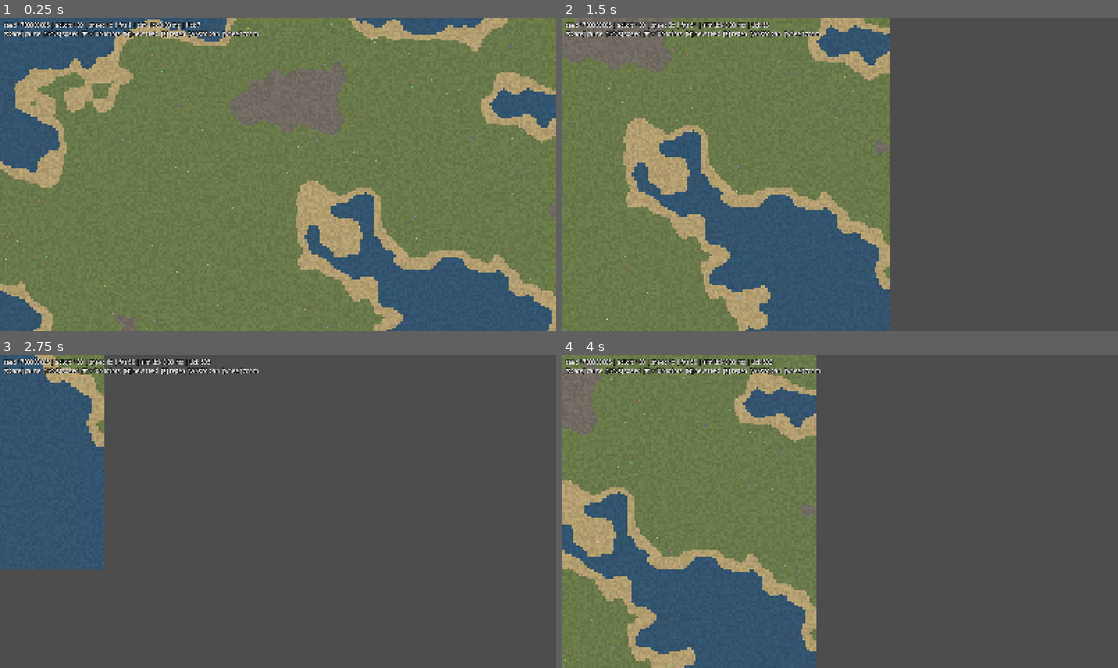
Above: before the commit, frames 1-4 (two rows, left to right).
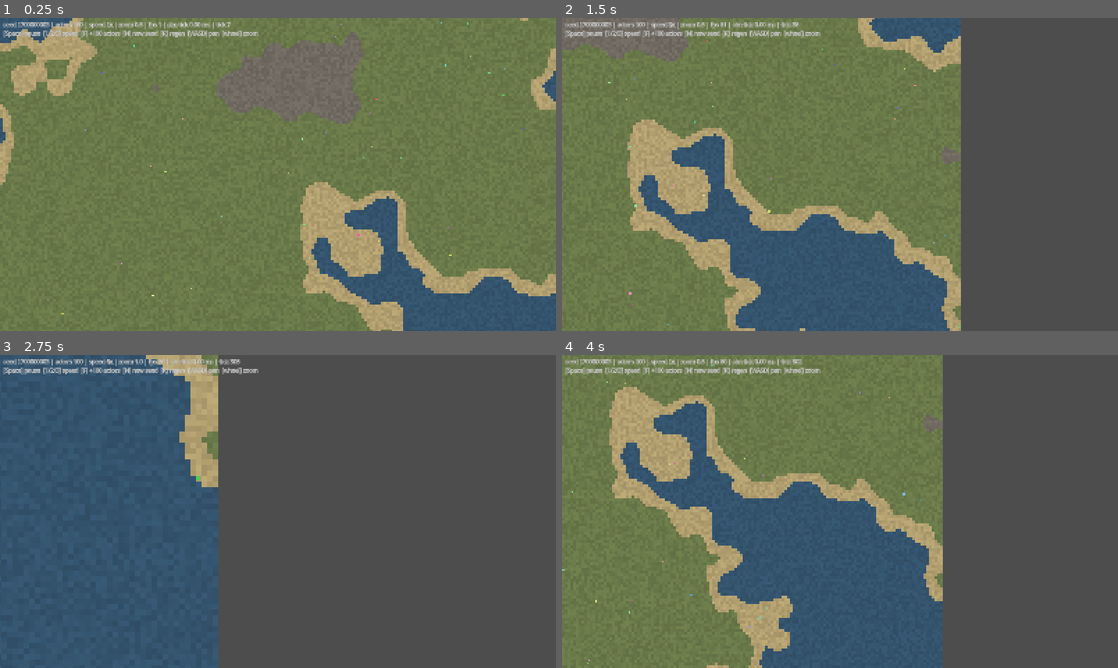
Above: after the commit, the same moments.

Repository: young-steveo/colony-sim
Game: Godot game, scene res://game/main.tscn
The game is run twice, just before and just after one commit, with the same random seed, the same clock (stepped at 60 frames per second) and the same inputs.
Inputs (mouse positions are in pixels of both pictures, inside the frame that each line leads up to):
- Up to frame 1 (0.25 s): no input
- Up to frame 2 (1.5 s): tap Enter at 0.5 s; move the mouse to (962, 158) at 0.52 s; hold D (pan_right, bound only after the commit) 0.53-1.28 s; hold 1 (sim_speed_1, bound only after the commit) 0.53-1.28 s; click (962, 158) at 0.67 s; tap 2 (sim_speed_2, bound only after the commit) at 0.8, 1.35 s; move the mouse to (728, 190) at 1.27 s; hold S (pan_down, bound only after the commit) from 1.28 s (still down); click (728, 190) at 1.42 s
- Up to frame 3 (2.75 s): tap 3 (sim_speed_3, bound only after the commit) at 1.55 s; move the mouse to (333, 442) at 2.02 s; release S (pan_down, bound only after the commit) at 2.03 s; hold D (pan_right, bound only after the commit) from 2.03 s (still down); hold 3 (sim_speed_3, bound only after the commit) from 2.03 s (still down); click (333, 442) at 2.17 s; tap Mouse wheel up (zoom_in, bound only after the commit) at 2.3 s
- Up to frame 4 (4 s): move the mouse to (812, 574) at 2.77 s; release D (pan_right, bound only after the commit) at 2.78 s; release 3 (sim_speed_3, bound only after the commit) at 2.78 s; hold W (pan_up, bound only after the commit) 2.78-3.53 s; tap Mouse wheel up (zoom_in, bound only after the commit) at 2.85 s; click (812, 574) at 2.92 s; tap Mouse wheel down (zoom_out, bound only after the commit) at 3.05 s; move the mouse to (1006, 558) at 3.52 s; hold A (pan_left, bound only after the commit) from 3.53 s (still down); hold Mouse wheel down (zoom_out, bound only after the commit) from 3.53 s (still down); click (1006, 558) at 3.67 s; tap 1 (sim_speed_1, bound only after the commit) at 3.8 s

The runs differ from the first frame. In frame 1, 23% of the frame differs, in the area x 0-100%, y 0-100%; in frame 2, 25%; in frame 3, 28%; in frame 4, 53%, in the area x 0-69%, y 0-100%.

Commit message:
Adopt global-settings fidelity from The Final Archive
- Strict GDScript warnings (untyped declarations, unsafe access/casts,
  discarded returns, missing await) + typing cleanup to run warning-free
- Named InputMap actions replace hardcoded keycodes in main.gd
- Snapped camera zoom (0.25/0.5/1/2/3/4) so 16px tiles always land on
  whole screen pixels; zoom shown in HUD
- MSDF default font, mailbox vsync

Deliberately not adopted: 640x360 integer-scale viewport (too little
map visible for a colony sim; snapped-zoom hybrid chosen instead) and
inferred_declaration warning (:= stays idiomatic here).

Co-Authored-By: Claude Fable 5 <noreply@anthropic.com>

Diff:
--- a/game/main.gd
+++ b/game/main.gd
@@ -1,19 +1,23 @@
 extends Node2D
 ## Game layer: owns the fixed-timestep loop, time controls, camera, input,
 ## and telemetry. This is the only place wall-clock time exists; the sim
-## just gets tick() called on it.
-##
-## Controls: [Space] pause  [1/2/3] speed  [F] +100 actors  [N] new seed
-##           [R] regen same seed  [WASD/arrows] pan  [wheel] zoom
+## just gets tick() called on it. All inputs are named InputMap actions
+## (see project.godot) — no hardcoded keycodes.
 
-const SPEEDS := [1.0, 3.0, 6.0]
+const SPEEDS: Array[float] = [1.0, 3.0, 6.0]
 const MAX_TICKS_PER_FRAME := 12
 const PAN_SPEED := 900.0
+
+# Camera zoom locked to steps where a 16px tile lands on whole screen pixels
+# (4, 8, 16, 32, 48, 64 px/tile) — crisp pixel art at every stop.
+const ZOOM_STEPS: Array[float] = [0.25, 0.5, 1.0, 2.0, 3.0, 4.0]
+const DEFAULT_ZOOM_IDX := 1
 
 var sim: Simulation
 var world_seed := 0
 var sim_paused := false
 var speed_idx := 0
+var zoom_idx := DEFAULT_ZOOM_IDX
 var accumulator := 0.0
 var avg_tick_ms := 0.0
 
@@ -30,7 +34,7 @@
 	var args := OS.get_cmdline_user_args()
 	_screenshot_mode = "--screenshot" in args
 	var start_seed := int(Time.get_unix_time_from_system()) if not _screenshot_mode else 12345
-	for a in args:
+	for a: String in args:
 		if a.begins_with("--seed="):
 			start_seed = int(a.trim_prefix("--seed="))
 
@@ -70,7 +74,8 @@
 
 	var map_px := Vector2(sim.world.width, sim.world.height) * TerrainRenderer.TILE_PX
 	cam.position = map_px * 0.5
-	cam.zoom = Vector2(0.4, 0.4)
+	zoom_idx = DEFAULT_ZOOM_IDX
+	cam.zoom = Vector2.ONE * ZOOM_STEPS[zoom_idx]
 
 
 func _process(delta: float) -> void:
@@ -96,52 +101,46 @@
 	if _screenshot_mode:
 		_frame += 1
 		if _frame == 90:
-			get_viewport().get_texture().get_image().save_png("res://tmp_screenshot.png")
+			var _err: int = get_viewport().get_texture().get_image().save_png("res://tmp_screenshot.png")
 			get_tree().quit()
 
 
 func _unhandled_input(event: InputEvent) -> void:
-	if event is InputEventKey and event.pressed and not event.echo:
-		match event.keycode:
-			KEY_SPACE:
-				sim_paused = not sim_paused
-			KEY_1:
-				speed_idx = 0
-			KEY_2:
-				speed_idx = 1
-			KEY_3:
-				speed_idx = 2
-			KEY_F:
-				sim.actors.spawn(sim.world, 100)
-			KEY_N:
-				_start(randi())
-			KEY_R:
-				_start(world_seed)
-	elif event is InputEventMouseButton and event.pressed:
-		if event.button_index == MOUSE_BUTTON_WHEEL_UP:
-			cam.zoom = (cam.zoom * 1.15).clampf(0.1, 8.0)
-		elif event.button_index == MOUSE_BUTTON_WHEEL_DOWN:
-			cam.zoom = (cam.zoom / 1.15).clampf(0.1, 8.0)
+	if event.is_action_pressed("sim_pause"):
+		sim_paused = not sim_paused
+	elif event.is_action_pressed("sim_speed_1"):
+		speed_idx = 0
+	elif event.is_action_pressed("sim_speed_2"):
+		speed_idx = 1
+	elif event.is_action_pressed("sim_speed_3"):
+		speed_idx = 2
+	elif event.is_action_pressed("debug_spawn"):
+		sim.actors.spawn(sim.world, 100)
+	elif event.is_action_pressed("debug_new_seed"):
+		_start(randi())
+	elif event.is_action_pressed("debug_regen"):
+		_start(world_seed)
+	elif event.is_action_pressed("zoom_in"):
+		_zoom(1)
+	elif event.is_action_pressed("zoom_out"):
+		_zoom(-1)
+
+
+func _zoom(direction: int) -> void:
+	zoom_idx = clampi(zoom_idx + direction, 0, ZOOM_STEPS.size() - 1)
+	cam.zoom = Vector2.ONE * ZOOM_STEPS[zoom_idx]
 
 
 func _pan_camera(delta: float) -> void:
-	var dir := Vector2.ZERO
-	if Input.is_key_pressed(KEY_W) or Input.is_key_pressed(KEY_UP):
-		dir.y -= 1
-	if Input.is_key_pressed(KEY_S) or Input.is_key_pressed(KEY_DOWN):
-		dir.y += 1
-	if Input.is_key_pressed(KEY_A) or Input.is_key_pressed(KEY_LEFT):
-		dir.x -= 1
-	if Input.is_key_pressed(KEY_D) or Input.is_key_pressed(KEY_RIGHT):
-		dir.x += 1
+	var dir := Input.get_vector("pan_left", "pan_right", "pan_up", "pan_down")
 	cam.position += dir * PAN_SPEED * delta / cam.zoom.x
 
 
 func _update_hud() -> void:
 	var speed_text := "paused" if sim_paused else "%dx" % int(SPEEDS[speed_idx])
 	hud.text = (
-		"seed %d | actors %d | speed %s | fps %d | sim tick %.2f ms | tick %d\n" % [
-			world_seed, sim.actors.count, speed_text,
+		"seed %d | actors %d | speed %s | zoom %s | fps %d | sim tick %.2f ms | tick %d\n" % [
+			world_seed, sim.actors.count, speed_text, str(ZOOM_STEPS[zoom_idx]),
 			Engine.get_frames_per_second(), avg_tick_ms, sim.tick_count,
 		]
 		+ "[Space] pause  [1/2/3] speed  [F] +100 actors  [N] new seed  [R] regen  [WASD] pan  [wheel] zoom"
--- a/project.godot
+++ b/project.godot
@@ -15,12 +15,99 @@
 config/features=PackedStringArray("4.7", "Forward Plus")
 config/icon="res://icon.svg"
 
+[debug]
+
+gdscript/warnings/untyped_declaration=1
+gdscript/warnings/unsafe_property_access=1
+gdscript/warnings/unsafe_method_access=1
+gdscript/warnings/unsafe_cast=1
+gdscript/warnings/unsafe_call_argument=1
+gdscript/warnings/return_value_discarded=1
+gdscript/warnings/missing_await=1
+
 [display]
 
 window/size/viewport_width=1600
 window/size/viewport_height=900
 window/stretch/mode="canvas_items"
 window/stretch/aspect="expand"
+window/vsync/vsync_mode=3
+
+[gui]
+
+theme/default_font_multichannel_signed_distance_field=true
+
+[input]
+
+sim_pause={
+"deadzone": 0.2,
+"events": [Object(InputEventKey,"resource_local_to_scene":false,"resource_name":"","device":-1,"window_id":0,"alt_pressed":false,"shift_pressed":false,"ctrl_pressed":false,"meta_pressed":false,"pressed":false,"keycode":0,"physical_keycode":32,"key_label":0,"unicode":32,"location":0,"echo":false,"script":null)
+]
+}
+sim_speed_1={
+"deadzone": 0.2,
+"events": [Object(InputEventKey,"resource_local_to_scene":false,"resource_name":"","device":-1,"window_id":0,"alt_pressed":false,"shift_pressed":false,"ctrl_pressed":false,"meta_pressed":false,"pressed":false,"keycode":0,"physical_keycode":49,"key_label":0,"unicode":49,"location":0,"echo":false,"script":null)
+]
+}
+sim_speed_2={
+"deadzone": 0.2,
+"events": [Object(InputEventKey,"resource_local_to_scene":false,"resource_name":"","device":-1,"window_id":0,"alt_pressed":false,"shift_pressed":false,"ctrl_pressed":false,"meta_pressed":false,"pressed":false,"keycode":0,"physical_keycode":50,"key_label":0,"unicode":50,"location":0,"echo":false,"script":null)
+]
+}
+sim_speed_3={
+"deadzone": 0.2,
+"events": [Object(InputEventKey,"resource_local_to_scene":false,"resource_name":"","device":-1,"window_id":0,"alt_pressed":false,"shift_pressed":false,"ctrl_pressed":false,"meta_pressed":false,"pressed":false,"keycode":0,"physical_keycode":51,"key_label":0,"unicode":51,"location":0,"echo":false,"script":null)
+]
+}
+debug_spawn={
+"deadzone": 0.2,
+"events": [Object(InputEventKey,"resource_local_to_scene":false,"resource_name":"","device":-1,"window_id":0,"alt_pressed":false,"shift_pressed":false,"ctrl_pressed":false,"meta_pressed":false,"pressed":false,"keycode":0,"physical_keycode":70,"key_label":0,"unicode":102,"location":0,"echo":false,"script":null)
+]
+}
+debug_new_seed={
+"deadzone": 0.2,
+"events": [Object(InputEventKey,"resource_local_to_scene":false,"resource_name":"","device":-1,"window_id":0,"alt_pressed":false,"shift_pressed":false,"ctrl_pressed":false,"meta_pressed":false,"pressed":false,"keycode":0,"physical_keycode":78,"key_label":0,"unicode":110,"location":0,"echo":false,"script":null)
+]
+}
+debug_regen={
+"deadzone": 0.2,
+"events": [Object(InputEventKey,"resource_local_to_scene":false,"resource_name":"","device":-1,"window_id":0,"alt_pressed":false,"shift_pressed":false,"ctrl_pressed":false,"meta_pressed":false,"pressed":false,"keycode":0,"physical_keycode":82,"key_label":0,"unicode":114,"location":0,"echo":false,"script":null)
+]
+}
+pan_up={
+"deadzone": 0.2,
+"events": [Object(InputEventKey,"resource_local_to_scene":false,"resource_name":"","device":-1,"window_id":0,"alt_pressed":false,"shift_pressed":false,"ctrl_pressed":false,"meta_pressed":false,"pressed":false,"keycode":0,"physical_keycode":87,"key_label":0,"unicode":119,"location":0,"echo":false,"script":null)
+, Object(InputEventKey,"resource_local_to_scene":false,"resource_name":"","device":-1,"window_id":0,"alt_pressed":false,"shift_pressed":false,"ctrl_pressed":false,"meta_pressed":false,"pressed":false,"keycode":0,"physical_keycode":4194320,"key_label":0,"unicode":0,"location":0,"echo":false,"script":null)
+]
+}
+pan_down={
+"deadzone": 0.2,
+"events": [Object(InputEventKey,"resource_local_to_scene":false,"resource_name":"","device":-1,"window_id":0,"alt_pressed":false,"shift_pressed":false,"ctrl_pressed":false,"meta_pressed":false,"pressed":false,"keycode":0,"physical_keycode":83,"key_label":0,"unicode":115,"location":0,"echo":false,"script":null)
+, Object(InputEventKey,"resource_local_to_scene":false,"resource_name":"","device":-1,"window_id":0,"alt_pressed":false,"shift_pressed":false,"ctrl_pressed":false,"meta_pressed":false,"pressed":false,"keycode":0,"physical_keycode":4194322,"key_label":0,"unicode":0,"location":0,"echo":false,"script":null)
+]
+}
+pan_left={
+"deadzone": 0.2,
+"events": [Object(InputEventKey,"resource_local_to_scene":false,"resource_name":"","device":-1,"window_id":0,"alt_pressed":false,"shift_pressed":false,"ctrl_pressed":false,"meta_pressed":false,"pressed":false,"keycode":0,"physical_keycode":65,"key_label":0,"unicode":97,"location":0,"echo":false,"script":null)
+, Object(InputEventKey,"resource_local_to_scene":false,"resource_name":"","device":-1,"window_id":0,"alt_pressed":false,"shift_pressed":false,"ctrl_pressed":false,"meta_pressed":false,"pressed":false,"keycode":0,"physical_keycode":4194319,"key_label":0,"unicode":0,"location":0,"echo":false,"script":null)
+]
+}
+pan_right={
+"deadzone": 0.2,
+"events": [Object(InputEventKey,"resource_local_to_scene":false,"resource_name":"","device":-1,"window_id":0,"alt_pressed":false,"shift_pressed":false,"ctrl_pressed":false,"meta_pressed":false,"pressed":false,"keycode":0,"physical_keycode":68,"key_label":0,"unicode":100,"location":0,"echo":false,"script":null)
+, Object(InputEventKey,"resource_local_to_scene":false,"resource_name":"","device":-1,"window_id":0,"alt_pressed":false,"shift_pressed":false,"ctrl_pressed":false,"meta_pressed":false,"pressed":false,"keycode":0,"physical_keycode":4194321,"key_label":0,"unicode":0,"location":0,"echo":false,"script":null)
+]
+}
+zoom_in={
+"deadzone": 0.2,
+"events": [Object(InputEventMouseButton,"resource_local_to_scene":false,"resource_name":"","device":-1,"window_id":0,"alt_pressed":false,"shift_pressed":false,"ctrl_pressed":false,"meta_pressed":false,"button_mask":0,"position":Vector2(0, 0),"global_position":Vector2(0, 0),"factor":1.0,"button_index":4,"canceled":false,"pressed":false,"double_click":false,"script":null)
+]
+}
+zoom_out={
+"deadzone": 0.2,
+"events": [Object(InputEventMouseButton,"resource_local_to_scene":false,"resource_name":"","device":-1,"window_id":0,"alt_pressed":false,"shift_pressed":false,"ctrl_pressed":false,"meta_pressed":false,"button_mask":0,"position":Vector2(0, 0),"global_position":Vector2(0, 0),"factor":1.0,"button_index":5,"canceled":false,"pressed":false,"double_click":false,"script":null)
+]
+}
 
 [physics]
 
--- a/render/actor_renderer.gd
+++ b/render/actor_renderer.gd
@@ -27,7 +27,7 @@
 		_grow(actors)
 	multimesh.visible_instance_count = actors.count
 	var px := float(TerrainRenderer.TILE_PX)
-	for i in actors.count:
+	for i: int in actors.count:
 		var p := actors.prev_positions[i].lerp(actors.positions[i], alpha) * px
 		multimesh.set_instance_transform_2d(i, Transform2D(0.0, p))
 
@@ -36,7 +36,7 @@
 	# Resizing instance_count clears instance data, so recolor everything.
 	_capacity = maxi(actors.count, maxi(_capacity * 2, 256))
 	multimesh.instance_count = _capacity
-	for i in actors.count:
+	for i: int in actors.count:
 		multimesh.set_instance_color(i, _actor_color(actors.ids[i]))
 
 
--- a/render/terrain_renderer.gd
+++ b/render/terrain_renderer.gd
@@ -7,12 +7,13 @@
 
 const TILE_PX := 16
 
-const COLORS := {
-	SimWorld.TILE_WATER: Color8(52, 84, 110),
-	SimWorld.TILE_SAND: Color8(178, 159, 112),
-	SimWorld.TILE_GRASS: Color8(106, 122, 74),
-	SimWorld.TILE_ROCK: Color8(112, 106, 98),
-}
+# Indexed by tile id (SimWorld.TILE_*).
+static var COLORS := PackedColorArray([
+	Color(0.204, 0.329, 0.431),
+	Color(0.698, 0.624, 0.439),
+	Color(0.416, 0.478, 0.290),
+	Color(0.439, 0.416, 0.384),
+])
 
 
 func build(world: SimWorld) -> void:
@@ -21,9 +22,9 @@
 	texture_filter = CanvasItem.TEXTURE_FILTER_NEAREST
 	var shade_key := SimRng.key([world.world_seed, "tile_shade"])
 	var img := Image.create(world.width, world.height, false, Image.FORMAT_RGB8)
-	for y in world.height:
-		for x in world.width:
-			var c: Color = COLORS[world.tile_at(x, y)]
+	for y: int in world.height:
+		for x: int in world.width:
+			var c := COLORS[world.tile_at(x, y)]
 			var k := SimRng.combine(SimRng.combine(shade_key, x), y)
 			var shade := 0.92 + 0.16 * SimRng.randf(k)
 			img.set_pixel(x, y, Color(c.r * shade, c.g * shade, c.b * shade))
--- a/sim/core/actor_pool.gd
+++ b/sim/core/actor_pool.gd
@@ -24,12 +24,12 @@
 
 
 func spawn(world: SimWorld, n: int) -> void:
-	for j in n:
+	for j: int in n:
 		var id := _spawned_total
 		_spawned_total += 1
 		var s := SimRng.stream(SimRng.key([world.world_seed, "spawn", id]))
 		var pos := Vector2(world.width * 0.5, world.height * 0.5)
-		for attempt in 64:
+		for attempt: int in 64:
 			var x := s.next_range(0, world.width - 1)
 			var y := s.next_range(0, world.height - 1)
 			if world.is_walkable(x, y):
@@ -45,7 +45,7 @@
 
 
 func tick(world: SimWorld, dt: float) -> void:
-	for i in count:
+	for i: int in count:
 		var pos := positions[i]
 		prev_positions[i] = pos
 		var to_target := targets[i] - pos
@@ -62,7 +62,7 @@
 	var s := SimRng.stream(
 		SimRng.key([world.world_seed, "wander", ids[i], wander_counts[i]])
 	)
-	for attempt in 16:
+	for attempt: int in 16:
 		var angle := s.nextf() * TAU
 		var radius := 1.0 + s.nextf() * WANDER_RADIUS
 		var t := pos + Vector2.from_angle(angle) * radius
--- a/sim/core/map_gen.gd
+++ b/sim/core/map_gen.gd
@@ -15,11 +15,11 @@
 
 static func generate(world_seed: int, width: int, height: int) -> PackedByteArray:
 	var tiles := PackedByteArray()
-	tiles.resize(width * height)
+	var _err: int = tiles.resize(width * height)
 	var terrain_key := SimRng.key([world_seed, "terrain"])
-	for y in height:
+	for y: int in height:
 		var row := y * width
-		for x in width:
+		for x: int in width:
 			var e := _fbm(terrain_key, float(x), float(y))
 			tiles[row + x] = _tile_for(e)
 	return tiles
@@ -40,7 +40,7 @@
 	var amplitude := 1.0
 	var frequency := BASE_FREQUENCY
 	var norm := 0.0
-	for octave in OCTAVES:
+	for octave: int in OCTAVES:
 		total += amplitude * _value_noise(terrain_key, octave, x * frequency, y * frequency)
 		norm += amplitude
 		amplitude *= 0.5
--- a/sim/core/sim_rng.gd
+++ b/sim/core/sim_rng.gd
@@ -42,7 +42,7 @@
 
 static func _fnv1a(s: String) -> int:
 	var h := _FNV_OFFSET
-	for b in s.to_utf8_buffer():
+	for b: int in s.to_utf8_buffer():
 		h = (h ^ b) * _FNV_PRIME
 	return h
 
@@ -50,9 +50,9 @@
 static func _hash_part(p: Variant) -> int:
 	match typeof(p):
 		TYPE_INT:
-			return p
+			return int(p)
 		TYPE_STRING:
-			return _fnv1a(p)
+			return _fnv1a(str(p))
 		_:
 			# Floats are banned as context keys (precision drift breaks
 			# determinism); anything else is almost certainly a mistake.
@@ -68,7 +68,7 @@
 ## Extend an existing key with more context (cheaper than rebuilding).
 static func derive(base: int, parts: Array) -> int:
 	var h := base
-	for p in parts:
+	for p: Variant in parts:
 		h = combine(h, _hash_part(p))
 	return h
 
--- a/tests/benchmark.gd
+++ b/tests/benchmark.gd
@@ -15,10 +15,10 @@
 	for n: int in COUNTS:
 		var sim := Simulation.new(42)
 		sim.actors.spawn(sim.world, n)
-		for t in WARMUP_TICKS:
+		for t: int in WARMUP_TICKS:
 			sim.tick()
 		var t0 := Time.get_ticks_usec()
-		for t in MEASURED_TICKS:
+		for t: int in MEASURED_TICKS:
 			sim.tick()
 		var ms := float(Time.get_ticks_usec() - t0) / 1000.0 / MEASURED_TICKS
 		print("%6d | %7.3f | %5.1f%%" % [n, ms, ms / 33.333 * 100.0])
--- a/tests/run_tests.gd
+++ b/tests/run_tests.gd
@@ -41,7 +41,7 @@
 	var total := 0.0
 	var lo := 1.0
 	var hi := 0.0
-	for i in 1000:
+	for i: int in 1000:
 		var f := SimRng.randf(SimRng.key([99, "dist", i]))
 		total += f
 		lo = minf(lo, f)
@@ -52,7 +52,7 @@
 
 	var seen := {}
 	var in_bounds := true
-	for i in 1000:
+	for i: int in 1000:
 		var v := SimRng.randi_range(SimRng.key([99, "range", i]), 3, 7)
 		if v < 3 or v > 7:
 			in_bounds = false
@@ -65,7 +65,7 @@
 	var s3 := SimRng.stream(SimRng.key([5, "s"]), 1)
 	var same := true
 	var independent := false
-	for i in 10:
+	for i: int in 10:
 		var a := s1.next()
 		if a != s2.next():
 			same = false
@@ -85,7 +85,7 @@
 
 	var valid := true
 	var walkable := 0
-	for t in a:
+	for t: int in a:
 		if t < SimWorld.TILE_WATER or t > SimWorld.TILE_ROCK:
 			valid = false
 		if t == SimWorld.TILE_SAND or t == SimWorld.TILE_GRASS:
@@ -103,13 +103,13 @@
 
 	var spawn_positions := sim_a.actors.positions.duplicate()
 	var all_walkable := true
-	for i in sim_a.actors.count:
+	for i: int in sim_a.actors.count:
 		var p := sim_a.actors.positions[i]
 		if not sim_a.world.is_walkable(floori(p.x), floori(p.y)):
 			all_walkable = false
 	_check(all_walkable, "actors spawn on walkable tiles")
 
-	for t in 200:
+	for t: int in 200:
 		sim_a.tick()
 		sim_b.tick()
 
Not shown, added: tests/benchmark.gd.uid
Not shown, added: tmp_screenshot.png.import
